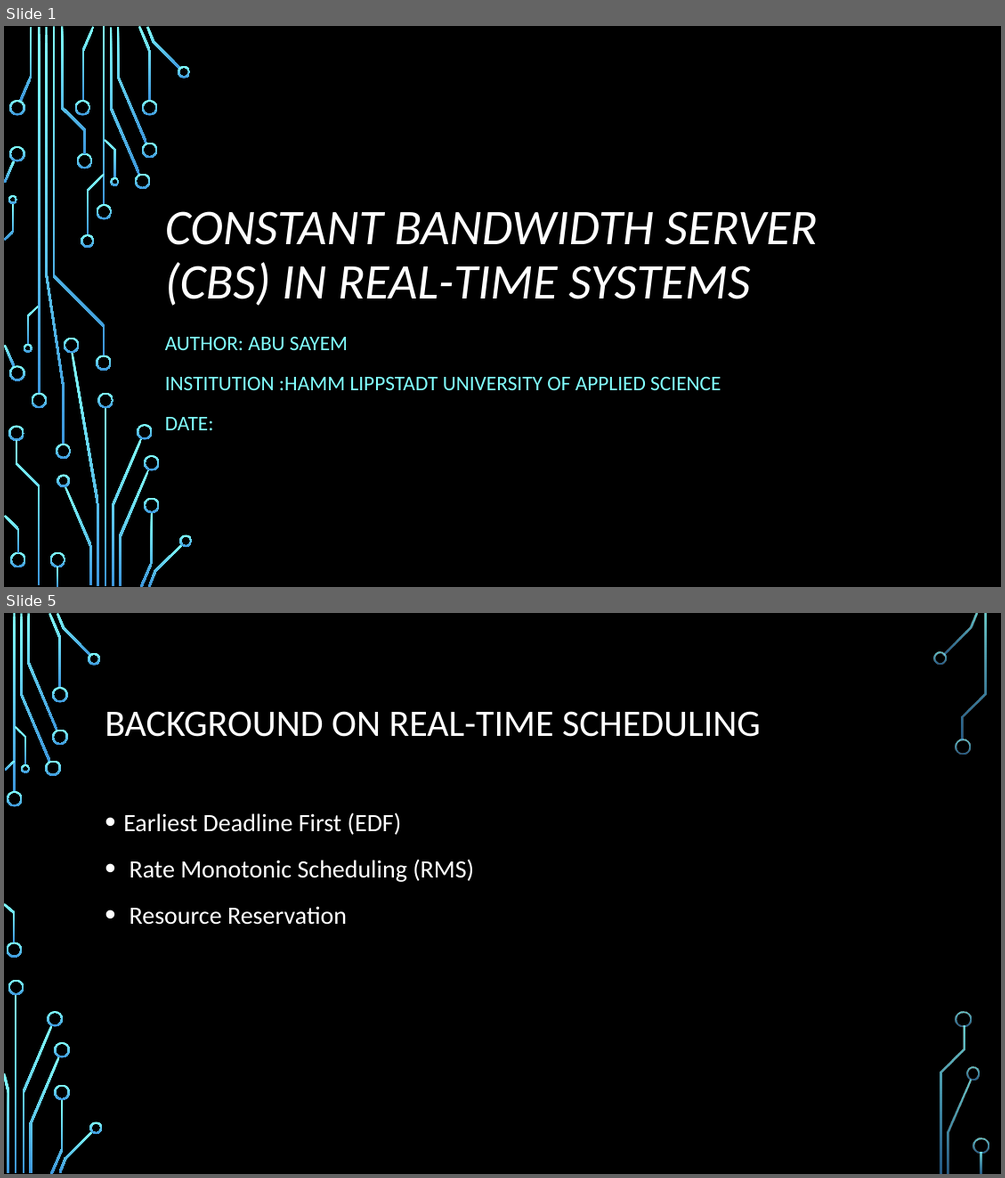
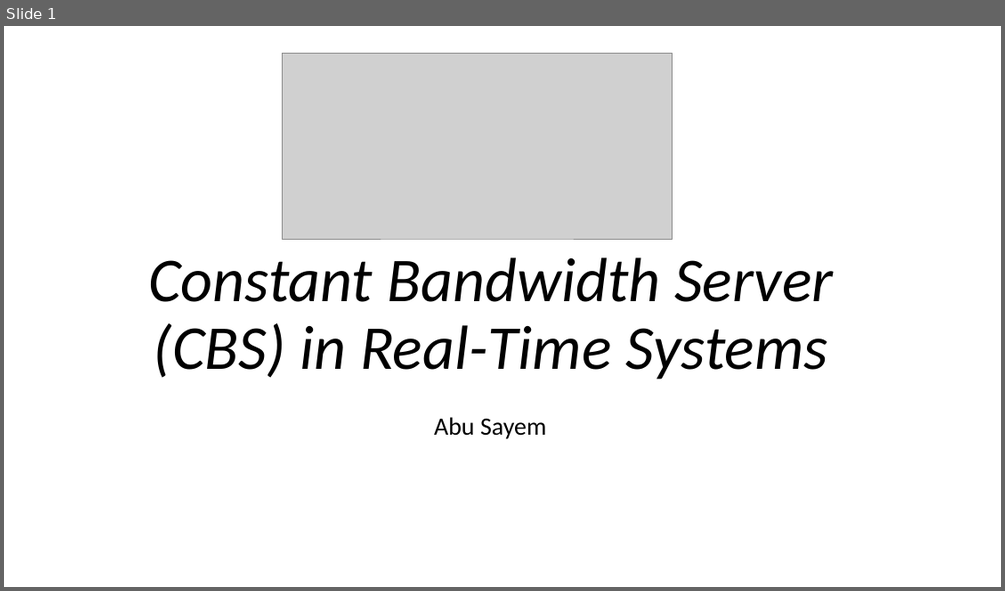
Before and after one commit to CCsayem/Constant-Bandwith-Server-Real-Time-Systems, a slide deck: Constant Bandwidth Server (CBS) in Real-Time.pptx. Shown one above the other, each under a label of ours: slides 1 and 5 before the commit, slide 1 after it; the slides between them are not shown. The pictures are 1005x1178 and 1005x591 pixels, drawn with LibreOffice and Linux fonts; fonts in the diff are those of the drawing; grey boxes stand for pictures; background and template pictures are left out. Boxes give left, top, right and bottom in pixels: in the first picture for what was removed or moved away, otherwise in the second. Text is boxed around its words. In the diff, an @@ line names an element or a change of style, - is before the commit and + after.

```diff
--- a/Constant Bandwidth Server (CBS) in Real-Time.pptx
+++ b/Constant Bandwidth Server (CBS) in Real-Time.pptx
@@ slide 5 removed at bbox=[4, 613, 1001, 1174], background picture (left out) @@
@@ title removed at bbox=[105, 711, 760, 737] @@
-BACKGROUND ON REAL-TIME SCHEDULING
@@ text removed at bbox=[123, 812, 474, 925] @@
-• Earliest Deadline First (EDF)
-• Rate Monotonic Scheduling (RMS)
-• Resource Reservation
@@ group removed at bbox=[4, 613, 989, 1174]: 33 freeform shapes, 3 rectangles @@
@@ slide 1 changed as well @@
@@ background picture (left out) to #FFFFFF @@
@@ picture added at bbox=[283, 54, 672, 239] @@
@@ title at bbox=[148, 257, 833, 379]: text changed; size 48 to 60 pt; text colour #FFFFFF to #000000 @@
-CONSTANT BANDWIDTH SERVER (CBS) IN REAL-TIME SYSTEMS
+Constant Bandwidth Server (CBS) in Real-Time Systems
@@ subtitle at bbox=[434, 417, 546, 439]: text changed; size 20 to 24 pt; text colour #82FFFF to #000000 @@
-AUTHOR: ABU SAYEM
-INSTITUTION :HAMM LIPPSTADT UNIVERSITY OF APPLIED SCIENCE
-DATE:
+Abu Sayem
@@ group removed at bbox=[4, 26, 193, 587]: 50 freeform shapes, 4 rectangles @@
```
Also in this commit, not shown: 12 slides added, 5 other slides removed.
